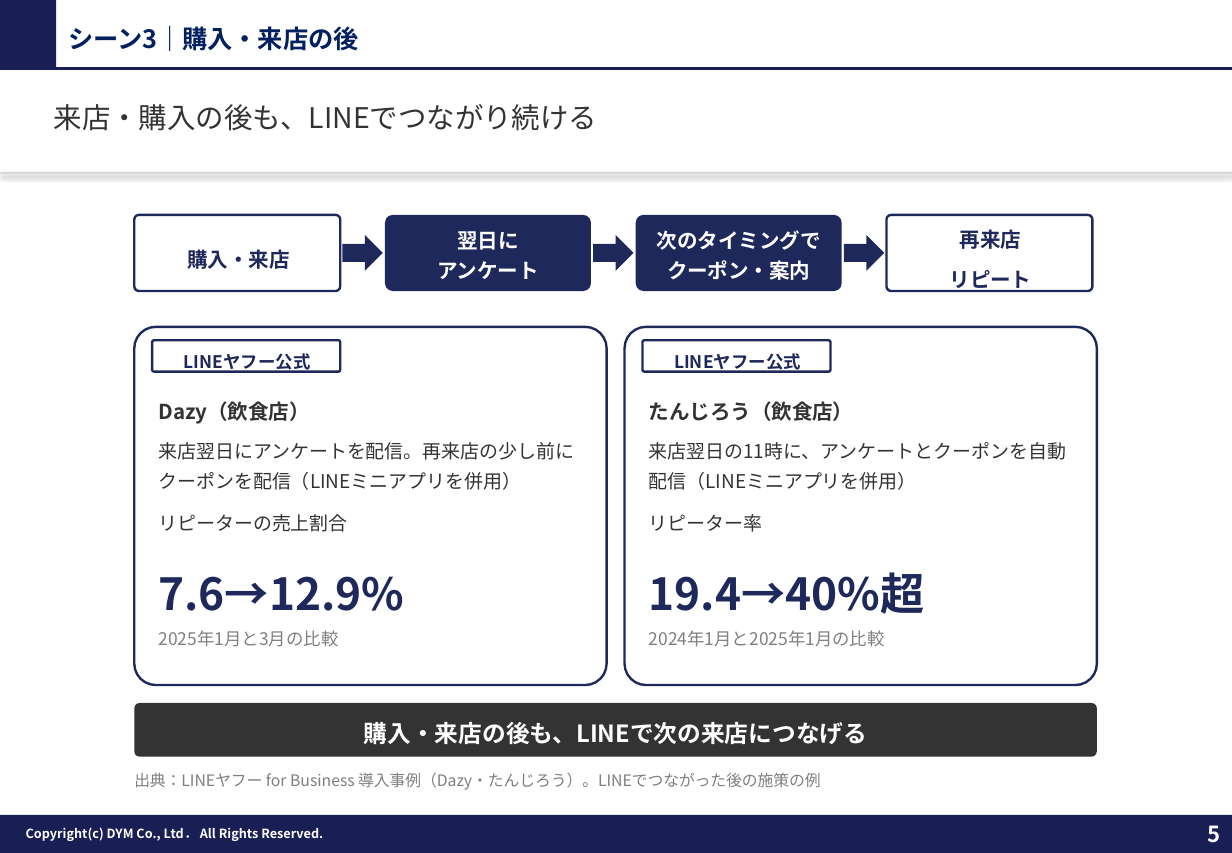
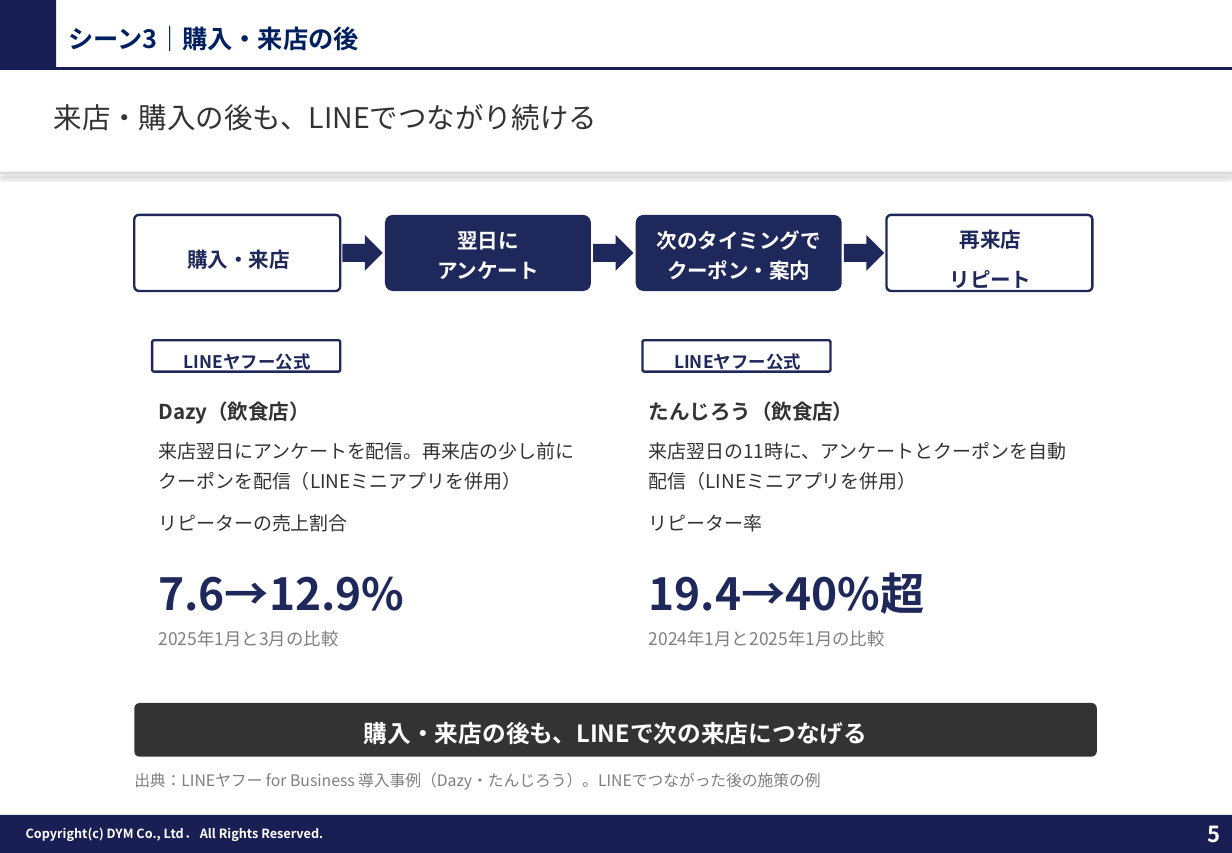
Before and after one commit to tonomura-r-dev/folder, a slide deck: slide 5 of 20261002_サンクスLINEのご提案_事例入り.pptx. Drawn at 1232x853 pixels with LibreOffice and Linux fonts; fonts in the diff are those of the drawing; background and template pictures are left out. Boxes give left, top, right and bottom in pixels: in the first picture for what was removed or moved away, otherwise in the second. Text is boxed around its words. In the diff, an @@ line names an element or a change of style, - is before the commit and + after.

```diff
--- a/20261002_サンクスLINEのご提案_事例入り.pptx
+++ b/20261002_サンクスLINEのご提案_事例入り.pptx
@@ text "Dazy（飲食店）": place and size @@
-text "Dazy（飲食店）" at <box>134,326,606,685</box>
+text "Dazy（飲食店）" at <box>158,401,574,647</box>
@@ text "Dazy（飲食店）" at <box>158,401,574,647</box>: outline #1F285A 1.5 pt to none @@
@@ text "たんじろう（飲食店）": place and size @@
-text "たんじろう（飲食店）" at <box>625,326,1097,685</box>
+text "たんじろう（飲食店）" at <box>649,401,1066,647</box>
@@ text "たんじろう（飲食店）" at <box>649,401,1066,647</box>: outline #1F285A 1.5 pt to none @@
```
Also in this commit, not shown: 3 other slides changed, 6 other files.
